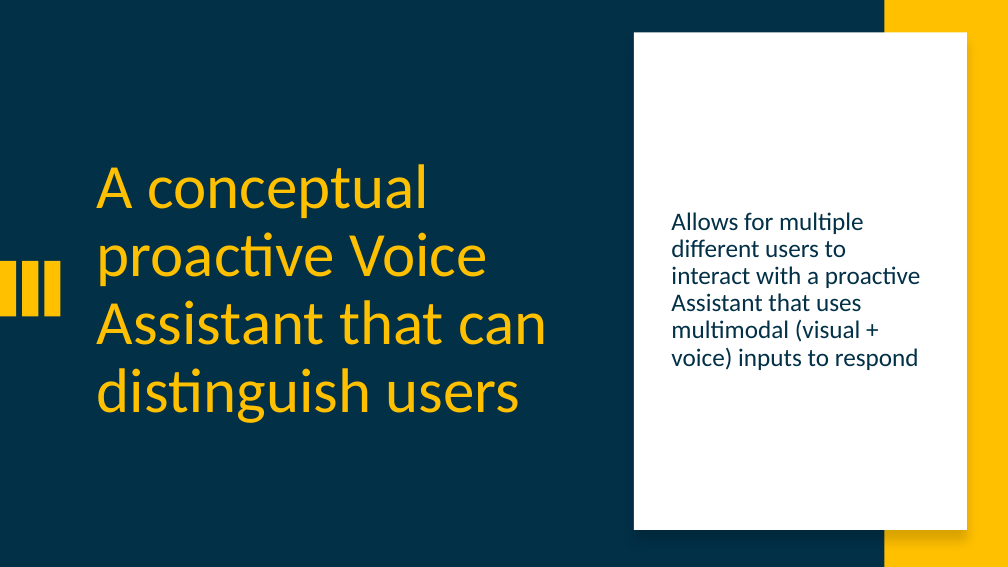
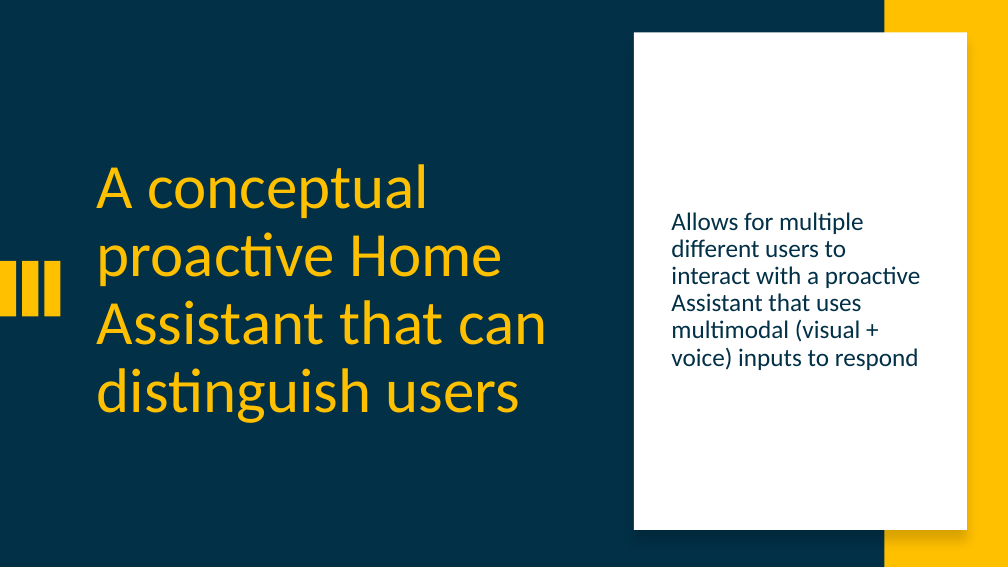
Before and after one commit to attennig/MultimodalMultiuserHomeAssistant, a slide deck: slide 2 of Multimodal personalized multiuser Home Assistant.pptx. Drawn at 1008x567 pixels with LibreOffice and Linux fonts; fonts in the diff are those of the drawing. Boxes give left, top, right and bottom in pixels: in the first picture for what was removed or moved away, otherwise in the second. Text is boxed around its words. In the diff, an @@ line names an element or a change of style, - is before the commit and + after.

```diff
--- a/Multimodal personalized multiuser Home Assistant.pptx
+++ b/Multimodal personalized multiuser Home Assistant.pptx
@@ title at [97, 164, 547, 423]: text changed @@
-A conceptual proactive Voice Assistant that can distinguish users
+A conceptual proactive Home Assistant that can distinguish users
```
Also in this commit, not shown: 6 other slides changed.
